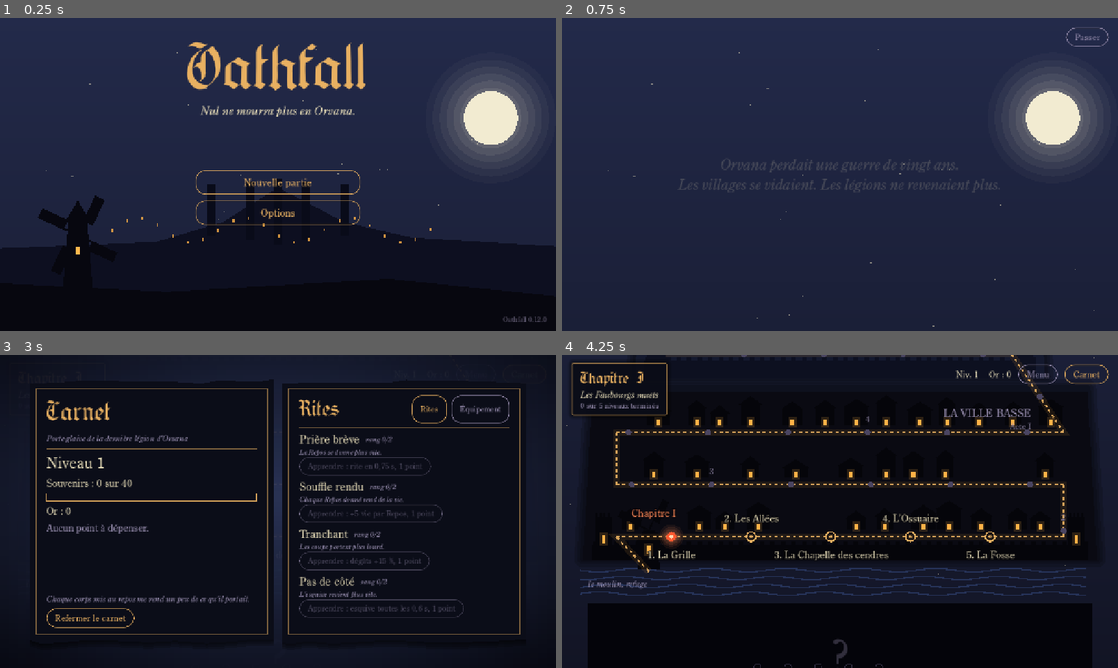
Above: before the commit, frames 1-4 (two rows, left to right).
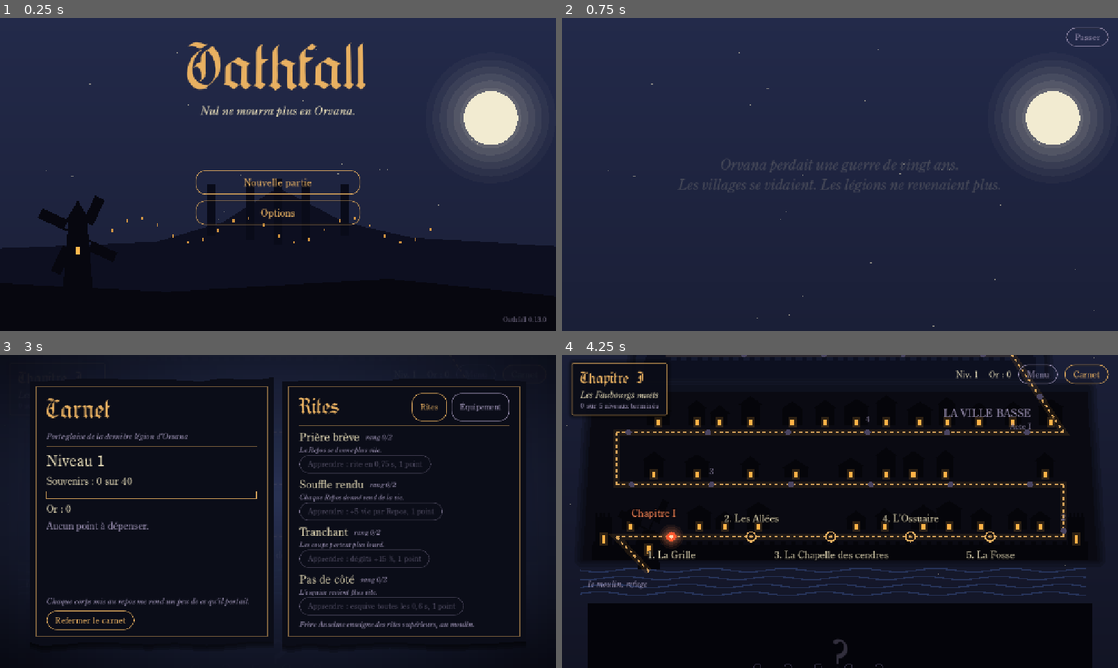
Above: after the commit, the same moments.

Repository: dev-Chris06/oathfall
Game: Godot game, scene res://scenes/main.tscn
Two runs of this game, one before a commit and one after it. Both use one fixed random seed, a clock stepped at 60 frames per second and the inputs below.
Inputs (mouse positions are in pixels of both pictures, inside the frame that each line leads up to):
- Up to frame 1 (0.25 s): no input
- Up to frame 2 (0.75 s): click "Nouvelle partie" at 0.5 s
- Up to frame 3 (3 s): tap Enter at 1.25 s; drag from (278, 511) to (333, 442) at 1.27 s; click "Passer" at 2 s; click "Carnet" at 2.75 s
- Up to frame 4 (4.25 s): click "Refermer le carnet" at 3.5 s

The runs differ from the first frame. In frame 1, less than 0.1% of the frame differs, in the area x 96-99%, y 95-98%; in frame 2, nothing differs; in frame 3, 8.4%, in the area x 6-94%, y 7-90%; in frame 4, nothing differs.

Commit message:
Rites supérieurs d'Anselme
- Garde ferme (après la Chapelle), Veillée (après l'Ossuaire), Élan
  (après la Fosse) : un seul rang, payés en points, enseignés par
  frère Anselme seul. Leurs bonus s'ajoutent à ceux des rites ordinaires.
- Élan allonge l'esquive de 0,12 s (donc la protection qu'elle donne).
- Écran dédié chez Anselme ; le carnet liste les rites supérieurs appris.
- Oublier ses rites rend aussi les points des rites supérieurs.
- Tests : déblocage par niveau, coût, effets, sauvegarde, remboursement.

Co-Authored-By: Claude Sonnet 5.5 <noreply@anthropic.com>

Diff:
--- a/project.godot
+++ b/project.godot
@@ -12,7 +12,7 @@
 
 config/name="Oathfall"
 config/description="Action-RPG dark fantasy. Royaume d'Orvana : nul n'y meurt plus."
-config/version="0.12.0"
+config/version="0.13.0"
 run/main_scene="res://scenes/main.tscn"
 config/features=PackedStringArray("4.7", "GL Compatibility")
 config/icon="res://icon.svg"
--- a/scripts/data/progression.gd
+++ b/scripts/data/progression.gd
@@ -31,6 +31,8 @@
 	"guard": 0.0,
 	# Dégâts rendus à celui qui frappe le héros de près.
 	"thorns": 0,
+	# Secondes de plus pour l'esquive (donc pour la protection qu'elle donne).
+	"dodge_extra": 0.0,
 }
 
 ## Compétences de chaque classe. Chaque rang donne la valeur finale des
@@ -77,6 +79,35 @@
 }
 
 
+## Les rites supérieurs : frère Anselme seul les enseigne, à celui qui a
+## accompli ce qu'ils demandent (`needs` : niveaux terminés). Un seul rang ;
+## leurs bonus s'ajoutent à ceux des rites ordinaires.
+const ADVANCED := [
+	{
+		"id": &"garde_ferme", "name": "Garde ferme", "cost": 2, "needs": [&"la_chapelle"],
+		"text": "Le bouclier couvre mieux celui qui s'agenouille.",
+		"stats": {"guard": 0.15}, "effect": "Garde : −15 % de dégâts de plus au Repos",
+	},
+	{
+		"id": &"veillee", "name": "Veillée", "cost": 2, "needs": [&"l_ossuaire"],
+		"text": "Celui qui veille un mort en tire de la force.",
+		"stats": {"rest_heal": 8}, "effect": "+8 de vie par Repos",
+	},
+	{
+		"id": &"elan", "name": "Élan", "cost": 3, "needs": [&"la_fosse"],
+		"text": "Un pas de côté plus long : on reste intouchable un instant de plus.",
+		"stats": {"dodge_extra": 0.12}, "effect": "Esquive plus longue de 0,12 s",
+	},
+]
+
+
+static func find_advanced(id: StringName) -> Dictionary:
+	for rite: Dictionary in ADVANCED:
+		if rite["id"] == id:
+			return rite
+	return {}
+
+
 ## Souvenirs cumulés nécessaires pour atteindre `level`.
 static func threshold(level: int) -> int:
 	if level <= 1:
--- a/scripts/data/refuge_texts.gd
+++ b/scripts/data/refuge_texts.gd
@@ -11,8 +11,7 @@
 const NPCS := {
 	&"maud": {
 		"name": "Maud",
-		"service": &"shop",
-		"service_label": "Voir la boutique",
+		"services": [{"id": &"shop", "label": "Voir la boutique"}],
 		"conversations": [
 			{
 				"id": &"maud_1",
@@ -56,8 +55,7 @@
 	},
 	&"anselme": {
 		"name": "Frère Anselme",
-		"service": &"forget",
-		"service_label": "Oublier mes rites",
+		"services": [{"id": &"advanced", "label": "Rites supérieurs"}, {"id": &"forget", "label": "Oublier mes rites"}],
 		"conversations": [
 			{
 				"id": &"anselme_1",
@@ -85,6 +83,14 @@
 				],
 			},
 			{
+				"id": &"anselme_sup",
+				"needs": [&"la_chapelle"],
+				"lines": [
+					"Tu as coupé la corde et donné le Repos à celui qui sonnait. Tu n'es plus un simple soldat.",
+					"Il y a des rites que je n'enseigne pas à n'importe qui. Demande-les-moi quand tu veux : je te les apprendrai, à mesure que tu les mérites.",
+				],
+			},
+			{
 				"id": &"anselme_4",
 				"needs": [&"la_chapelle"],
 				"lines": [
@@ -108,8 +114,7 @@
 	},
 	&"tibert": {
 		"name": "Tibert",
-		"service": &"bestiary",
-		"service_label": "Montrer ce que j'ai vu",
+		"services": [{"id": &"bestiary", "label": "Montrer ce que j'ai vu"}],
 		"conversations": [
 			{
 				"id": &"tibert_1",
--- a/scripts/dev/selftest_bot.gd
+++ b/scripts/dev/selftest_bot.gd
@@ -1188,7 +1188,38 @@
 		return _fail("la phrase de repli de Maud ne change pas")
 	print("test 13 réussi : conversations ouvertes par les niveaux, entendues une fois")
 
+	# --- Les rites supérieurs, sans l'écran.
+	Progress.reset()
+	Progress.skill_points = 10
+	if Progress.advanced_blocker(&"garde_ferme") != "niveau" or Progress.learn_advanced(&"garde_ferme"):
+		return _fail("un rite supérieur s'apprend sans avoir terminé son niveau")
+	Progress.mark_completed(&"la_chapelle")
+	Progress.mark_completed(&"l_ossuaire")
+	Progress.mark_completed(&"la_fosse")
+	var plain := Progress.hero_stats()
+	if not Progress.learn_advanced(&"garde_ferme") or not Progress.learn_advanced(&"veillee") or not Progress.learn_advanced(&"elan"):
+		return _fail("les rites supérieurs n'ont pas pu être appris")
+	if Progress.skill_points != 10 - 2 - 2 - 3:
+		return _fail("les rites supérieurs n'ont pas coûté leurs points (%d restants)" % Progress.skill_points)
+	if Progress.learn_advanced(&"elan") or Progress.advanced_blocker(&"elan") != "appris":
+		return _fail("un rite supérieur peut être appris deux fois")
+	var trained := Progress.hero_stats()
+	if absf(float(trained["guard"]) - float(plain["guard"]) - 0.15) > 0.001 or int(trained["rest_heal"]) != int(plain["rest_heal"]) + 8 \
+			or absf(float(trained["dodge_extra"]) - 0.12) > 0.001:
+		return _fail("les effets des rites supérieurs ne s'ajoutent pas : %s" % [trained])
+	Progress.save()
+	Progress.advanced = {}
+	Progress.load_save()
+	if not Progress.has_advanced(&"veillee"):
+		return _fail("les rites supérieurs ne sont pas relus de la sauvegarde")
+	if Progress.forget_skills() != 7 or Progress.skill_points != 10 or not Progress.advanced.is_empty():
+		return _fail("oublier les rites ne rend pas les points des rites supérieurs (%d)" % Progress.skill_points)
+	if Progress.advanced_blocker(&"elan") != "":
+		return _fail("un rite oublié ne peut pas être réappris")
+	print("test 13 réussi : rites supérieurs (déblocage, coût, effets, sauvegarde, remboursement)")
+
 	# --- Dans le moulin.
+	Progress.reset()
 	Progress.add_gold(500)
 	main.load_level(&"refuge")
 	var level := _level() as Refuge
@@ -1291,6 +1322,25 @@
 		return _fail("le jeu est resté en pause après la conversation d'Anselme")
 	print("test 13 réussi : le carnet apprend partout, Anselme fait tout désapprendre")
 
+	# Les rites supérieurs, chez Anselme : fermés tant que le niveau n'est pas fait.
+	level.talk_to_nearest()
+	await _frames(2)
+	level.dialogue.close(&"advanced")
+	await _frames(2)
+	if level.advanced_screen == null:
+		return _fail("l'écran des rites supérieurs ne s'ouvre pas chez Anselme")
+	if level.advanced_screen.learn(&"garde_ferme"):
+		return _fail("un rite supérieur s'apprend sans avoir terminé la Chapelle")
+	Progress.mark_completed(&"la_chapelle")
+	Progress.skill_points += 3
+	if not level.advanced_screen.learn(&"garde_ferme"):
+		return _fail("le rite supérieur n'a pas pu être appris une fois la Chapelle terminée")
+	level.advanced_screen.close()
+	await _frames(3)
+	if absf(hero.guard - float(Progress.hero_stats()["guard"])) > 0.001 or get_tree().paused:
+		return _fail("le héros n'a pas la garde du rite supérieur, ou le jeu est resté en pause")
+	print("test 13 réussi : Anselme enseigne un rite supérieur à qui a terminé le niveau")
+
 	# Tibert montre le bestiaire : seuls les morts rencontrés y figurent.
 	Progress.meet(&"depouille")
 	Progress.meet(&"sonneur")
@@ -1451,6 +1501,8 @@
 func _capture_refuge() -> void:
 	Progress.mark_completed(&"la_grille")
 	Progress.mark_completed(&"les_allees")
+	Progress.mark_completed(&"la_chapelle")
+	Progress.skill_points = 4
 	Progress.add_gold(700)
 	Progress.add_memories(300)
 	Progress.flasks = 2
@@ -1493,10 +1545,10 @@
 	await _shoot("refuge_06_anselme")
 	level.talk_to_nearest()
 	await get_tree().create_timer(0.3).timeout
-	level.dialogue.close(&"forget")
-	await get_tree().create_timer(1.0).timeout
-	await _shoot("refuge_07_oublier")
-	level.dialogue.close(&"leave")
+	level.dialogue.close(&"advanced")
+	await get_tree().create_timer(0.8).timeout
+	await _shoot("refuge_07_sup")
+	level.advanced_screen.close()
 	for type_id: StringName in [&"depouille", &"archer_creux", &"porte_cloche", &"fouisseur", &"sonneur"]:
 		Progress.meet(type_id)
 		Progress.rests[String(type_id)] = 7
--- a/scripts/hero.gd
+++ b/scripts/hero.gd
@@ -70,6 +70,8 @@
 var guard := 0.0
 ## Dégâts rendus à celui qui frappe le héros de près.
 var thorns := 0
+## Durée de l'esquive : la base, plus ce que les rites y ajoutent.
+var dodge_time := DODGE_TIME
 ## Ce qu'on peut faire ici sans que ce soit le Repos (parler, partir) : le
 ## niveau y met le libellé du bouton, vide quand il n'y a rien à faire.
 var interaction_label := ""
@@ -149,9 +151,9 @@
 				else:
 					state = State.MOVE
 		State.DODGE:
-			var slowdown := 1.0 - 0.6 * (_state_time / DODGE_TIME)
+			var slowdown := 1.0 - 0.6 * (_state_time / dodge_time)
 			velocity = _dodge_direction * DODGE_SPEED * slowdown
-			if _state_time >= DODGE_TIME:
+			if _state_time >= dodge_time:
 				state = State.MOVE
 		State.HIT:
 			velocity = _knockback * (1.0 - _state_time / HIT_TIME)
@@ -232,6 +234,7 @@
 	attack_speed_scale = float(stats.get("attack_speed", 1.0))
 	guard = float(stats.get("guard", 0.0))
 	thorns = int(stats.get("thorns", 0))
+	dodge_time = DODGE_TIME + float(stats.get("dodge_extra", 0.0))
 	var new_max := int(stats.get("max_health", max_health))
 	if new_max != max_health:
 		health = clampi(health + new_max - max_health, 1, new_max)
--- a/scripts/levels/refuge.gd
+++ b/scripts/levels/refuge.gd
@@ -95,9 +95,7 @@
 		lines = [RefugeTexts.idle_line(npc.id, visit)]
 	else:
 		lines = conversation["lines"]
-	var actions: Array = []
-	if data["service"] != &"":
-		actions.append({"id": data["service"], "label": data["service_label"]})
+	var actions: Array = data["services"].duplicate()
 	actions.append({"id": &"leave", "label": "Partir"})
 
 	dialogue = DialogueBox.new()
@@ -112,6 +110,10 @@
 		await shop.closed
 	elif action == &"forget":
 		await _forget_rites()
+	elif action == &"advanced":
+		advanced_screen = AdvancedRitesScreen.new()
+		add_child(advanced_screen)
+		await advanced_screen.closed
 	elif action == &"bestiary":
 		bestiary = BestiaryScreen.new()
 		add_child(bestiary)
@@ -143,6 +145,7 @@
 var dialogue: DialogueBox
 var shop: ShopScreen
 var bestiary: BestiaryScreen
+var advanced_screen: AdvancedRitesScreen
 
 
 # --- Décor --------------------------------------------------------------------
--- a/scripts/progress.gd
+++ b/scripts/progress.gd
@@ -20,6 +20,8 @@
 var hero_level := 1
 var skill_points := 0
 var gold := 0
+## Les rites supérieurs appris (identifiant → vrai).
+var advanced := {}
 ## Rang atteint dans chaque compétence (identifiant → rang, 0 si absente).
 var ranks := {}
 ## Où reprendre la partie.
@@ -52,6 +54,7 @@
 	skill_points = 0
 	gold = 0
 	ranks = {}
+	advanced = {}
 	level_id = &"la_grille"
 	checkpoint = 0
 	completed = {}
@@ -132,11 +135,45 @@
 		var rank := rank_of(skill["id"])
 		for i in rank:
 			refunded += int(skill["ranks"][i]["cost"])
+	for rite: Dictionary in Progression.ADVANCED:
+		if has_advanced(rite["id"]):
+			refunded += int(rite["cost"])
 	ranks = {}
+	advanced = {}
 	skill_points += refunded
 	changed.emit()
 	save()
 	return refunded
+
+
+# --- Les rites supérieurs -------------------------------------------------------
+
+func has_advanced(rite_id: StringName) -> bool:
+	return advanced.has(String(rite_id))
+
+
+## Pourquoi on ne peut pas apprendre un rite supérieur : « », « appris »,
+## « niveau » (un niveau à terminer d'abord) ou « points ».
+func advanced_blocker(rite_id: StringName) -> String:
+	if has_advanced(rite_id):
+		return "appris"
+	var rite := Progression.find_advanced(rite_id)
+	for level_id: StringName in rite["needs"]:
+		if not is_completed(level_id):
+			return "niveau"
+	if skill_points < int(rite["cost"]):
+		return "points"
+	return ""
+
+
+func learn_advanced(rite_id: StringName) -> bool:
+	if advanced_blocker(rite_id) != "":
+		return false
+	skill_points -= int(Progression.find_advanced(rite_id)["cost"])
+	advanced[String(rite_id)] = true
+	changed.emit()
+	save()
+	return true
 
 
 func can_learn(skill_id: StringName) -> bool:
@@ -304,6 +341,12 @@
 		if rank > 0:
 			var rank_data: Dictionary = skill["ranks"][rank - 1]
 			stats.merge(rank_data["stats"], true)
+	# Les rites supérieurs s'ajoutent à ceux des rites ordinaires.
+	for rite: Dictionary in Progression.ADVANCED:
+		if has_advanced(rite["id"]):
+			var gains: Dictionary = rite["stats"]
+			for key: String in gains:
+				stats[key] = stats.get(key, 0) + gains[key]
 	# Le repas du niveau en cours.
 	if active_meal != &"":
 		var meal_bonus: Dictionary = Supplies.MEALS[active_meal]["stats"]
@@ -338,6 +381,7 @@
 		"level_id": String(level_id),
 		"checkpoint": checkpoint,
 		"completed": completed.keys(),
+		"advanced": advanced.keys(),
 		"flasks": flasks,
 		"packed_meal": String(packed_meal),
 		"active_meal": String(active_meal),
@@ -383,6 +427,12 @@
 	if typeof(saved_done) == TYPE_ARRAY:
 		for id in saved_done:
 			completed[String(id)] = true
+	advanced = {}
+	var saved_advanced = data.get("advanced", [])
+	if typeof(saved_advanced) == TYPE_ARRAY:
+		for id in saved_advanced:
+			if not Progression.find_advanced(StringName(id)).is_empty():
+				advanced[String(id)] = true
 	flasks = clampi(int(data.get("flasks", 0)), 0, int(Supplies.FLASK["max"]))
 	var saved_packed := StringName(data.get("packed_meal", ""))
 	packed_meal = saved_packed if Supplies.MEALS.has(saved_packed) else &""
--- a/scripts/skill_book.gd
+++ b/scripts/skill_book.gd
@@ -176,6 +176,15 @@
 		return
 	for skill: Dictionary in Progression.skills_for(Progress.class_id):
 		page.add_child(_skill_entry(skill))
+	var known: Array[String] = []
+	for rite: Dictionary in Progression.ADVANCED:
+		if Progress.has_advanced(rite["id"]):
+			known.append(rite["name"])
+	var note := "Rites supérieurs : %s." % ", ".join(known) if not known.is_empty() \
+		else "Frère Anselme enseigne des rites supérieurs, au moulin."
+	var summary := Theatre.label(note, 18, Theatre.AMBER if not known.is_empty() else Theatre.MUTED, GameFonts.italic())
+	summary.autowrap_mode = TextServer.AUTOWRAP_WORD_SMART
+	page.add_child(summary)
 
 
 ## L'équipement porté : le héros qui tourne, et ce qu'on possède par emplacement.
--- /dev/null
+++ b/scripts/ui/advanced_rites_screen.gd
@@ -0,0 +1,125 @@
+class_name AdvancedRitesScreen
+extends CanvasLayer
+## Les rites supérieurs que frère Anselme enseigne : chacun demande d'avoir
+## terminé un niveau, et des points. Le jeu est en pause tant qu'elle est
+## ouverte.
+
+signal closed
+
+var _page: CutPage
+
+
+func _ready() -> void:
+	layer = 20
+	process_mode = Node.PROCESS_MODE_ALWAYS
+	get_tree().paused = true
+	var gradient := Gradient.new()
+	gradient.set_color(0, Color(0.17, 0.21, 0.35, 0.93))
+	gradient.set_color(1, Color(0.03, 0.035, 0.07, 0.96))
+	var texture := GradientTexture2D.new()
+	texture.gradient = gradient
+	texture.fill = GradientTexture2D.FILL_RADIAL
+	texture.fill_from = Vector2(0.5, 0.45)
+	texture.fill_to = Vector2(1.0, 1.0)
+	var shade := TextureRect.new()
+	shade.texture = texture
+	shade.stretch_mode = TextureRect.STRETCH_SCALE
+	shade.set_anchors_and_offsets_preset(Control.PRESET_FULL_RECT)
+	add_child(shade)
+	var center := CenterContainer.new()
+	center.set_anchors_and_offsets_preset(Control.PRESET_FULL_RECT)
+	center.mouse_filter = Control.MOUSE_FILTER_IGNORE
+	add_child(center)
+	_page = CutPage.new(13)
+	_page.custom_minimum_size = Vector2(980.0, 600.0)
+	center.add_child(_page)
+	_refresh()
+
+
+func _unhandled_input(event: InputEvent) -> void:
+	if event is InputEventKey and event.pressed and not event.echo \
+			and (event as InputEventKey).physical_keycode == KEY_ESCAPE:
+		get_viewport().set_input_as_handled()
+		close()
+
+
+func close() -> void:
+	if is_queued_for_deletion():
+		return
+	get_tree().paused = false
+	closed.emit()
+	queue_free()
+
+
+## Apprend un rite supérieur, comme si le joueur avait touché son bouton.
+func learn(rite_id: StringName) -> bool:
+	var learned := Progress.learn_advanced(rite_id)
+	_refresh()
+	return learned
+
+
+func _refresh() -> void:
+	var column := _page.column
+	for child in column.get_children():
+		column.remove_child(child)
+		child.queue_free()
+	var head := HBoxContainer.new()
+	head.add_theme_constant_override("separation", 24)
+	head.add_child(Theatre.label("Rites supérieurs", 52, Theatre.AMBER, GameFonts.title()))
+	var side := VBoxContainer.new()
+	side.size_flags_horizontal = Control.SIZE_EXPAND_FILL
+	side.alignment = BoxContainer.ALIGNMENT_CENTER
+	side.add_child(Theatre.label("Frère Anselme ne les enseigne qu'à celui qui les a mérités.", 19, Theatre.MUTED, GameFonts.italic()))
+	head.add_child(side)
+	var points := Theatre.label("Points : %d" % Progress.skill_points, 28, Theatre.EMBER if Progress.skill_points > 0 else Theatre.MUTED)
+	head.add_child(points)
+	column.add_child(head)
+	var rule := ColorRect.new()
+	rule.custom_minimum_size = Vector2(0.0, 2.0)
+	rule.color = Color(Theatre.AMBER, 0.5)
+	column.add_child(rule)
+
+	for rite: Dictionary in Progression.ADVANCED:
+		column.add_child(_entry(rite))
+
+	var filler := Control.new()
+	filler.size_flags_vertical = Control.SIZE_EXPAND_FILL
+	filler.mouse_filter = Control.MOUSE_FILTER_IGNORE
+	column.add_child(filler)
+	var back := Button.new()
+	back.text = "Refermer"
+	Theatre.pill(back, 20)
+	back.size_flags_horizontal = Control.SIZE_SHRINK_BEGIN
+	back.pressed.connect(close)
+	column.add_child(back)
+
+
+func _entry(rite: Dictionary) -> Control:
+	var id: StringName = rite["id"]
+	var entry := VBoxContainer.new()
+	entry.add_theme_constant_override("separation", 1)
+	entry.add_child(Theatre.label(rite["name"], 28))
+	var text := Theatre.label(rite["text"], 19, Theatre.MUTED, GameFonts.italic())
+	text.autowrap_mode = TextServer.AUTOWRAP_WORD_SMART
+	entry.add_child(text)
+	entry.add_child(Theatre.label(rite["effect"], 20, Theatre.EMBER))
+	var blocker := Progress.advanced_blocker(id)
+	if blocker == "appris":
+		entry.add_child(Theatre.label("Appris.", 20, Theatre.AMBER, GameFonts.italic()))
+		return entry
+	var button := Button.new()
+	button.size_flags_horizontal = Control.SIZE_SHRINK_BEGIN
+	button.text = "Apprendre : %d points" % int(rite["cost"])
+	Theatre.pill(button, 20)
+	button.disabled = blocker != ""
+	button.pressed.connect(learn.bind(id))
+	entry.add_child(button)
+	if blocker == "niveau":
+		var names: Array[String] = []
+		for level_id: StringName in rite["needs"]:
+			names.append(String(WorldData.chapter_levels()[WorldData.level_index(level_id)]["name"]))
+		entry.add_child(Theatre.label("Pas encore : termine d'abord %s." % ", ".join(names), 17, Theatre.EMBER, GameFonts.italic()))
+	elif blocker == "points":
+		entry.add_child(Theatre.label("Il te manque %d point%s." % [int(rite["cost"]) - Progress.skill_points,
+			"s" if int(rite["cost"]) - Progress.skill_points > 1 else ""], 17, Theatre.EMBER, GameFonts.italic()))
+	return entry
Not shown, changed: export_presets.cfg
Not shown, added: scripts/ui/advanced_rites_screen.gd.uid
Not shown, changed: CLAUDE.md
